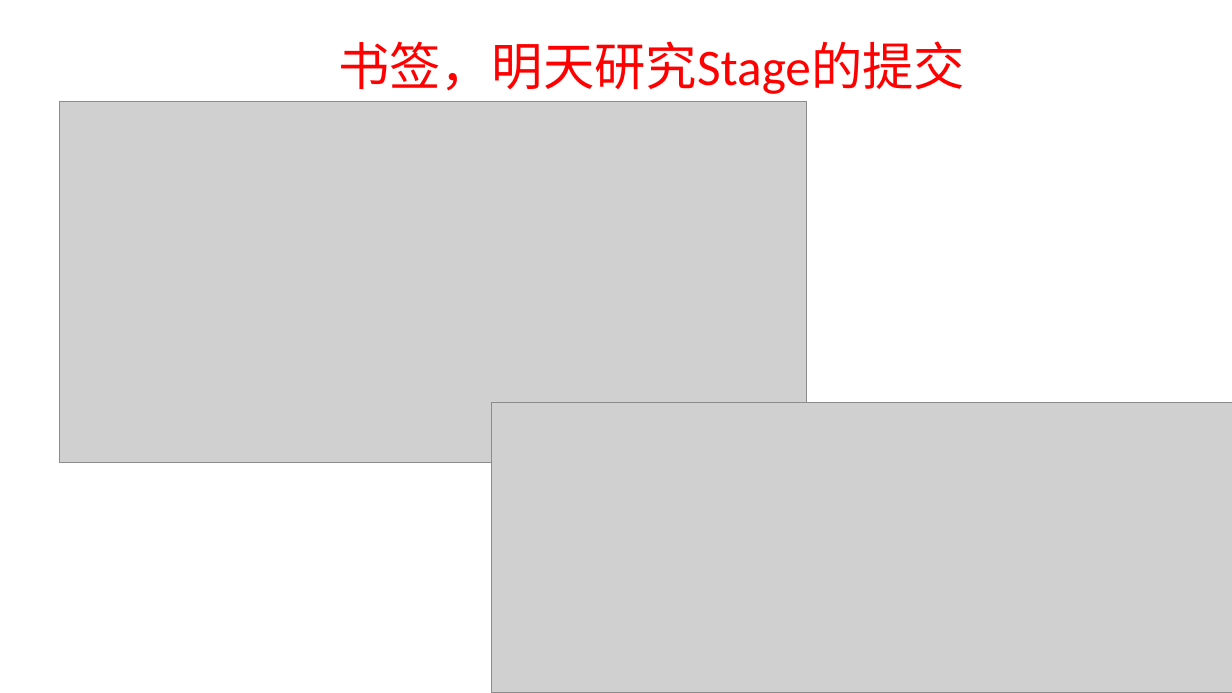
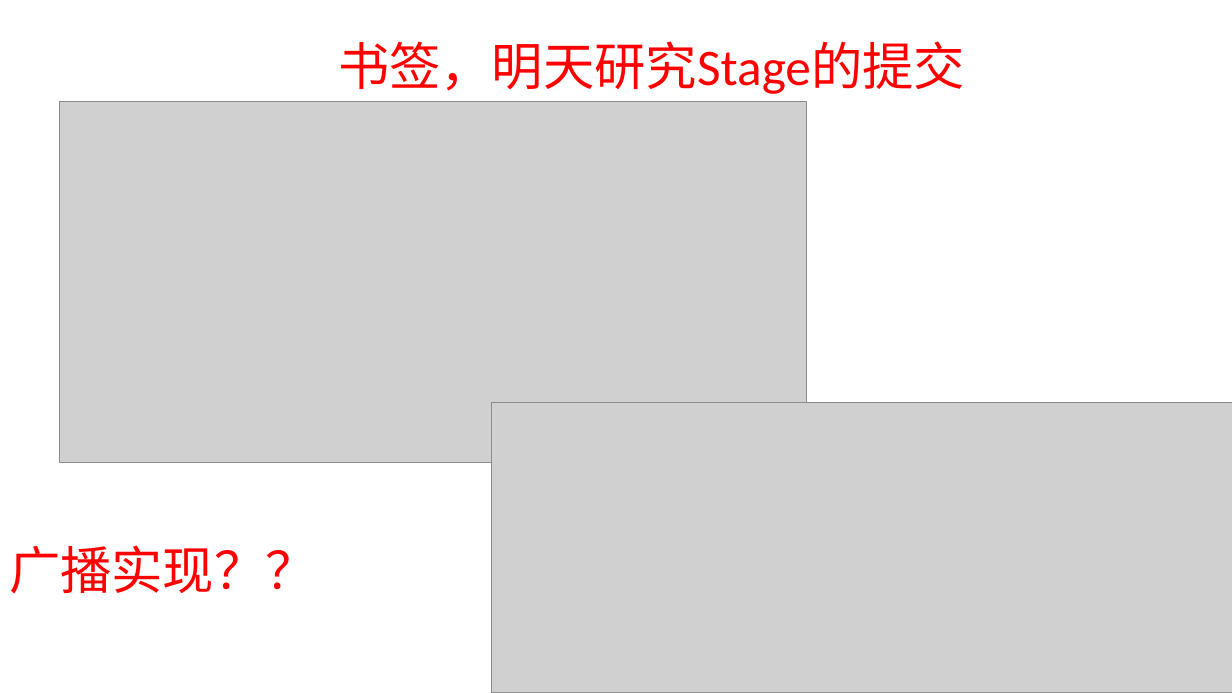
Before and after one commit to Dax1n/Spark2.1.0, a slide deck: slide 31 of Spark阅读源码的笔记.pptx (slide 29 before the commit). Drawn at 1232x693 pixels with LibreOffice and Linux fonts; fonts in the diff are those of the drawing; grey boxes stand for pictures. Boxes give left, top, right and bottom in pixels: in the first picture for what was removed or moved away, otherwise in the second. Text is boxed around its words. In the diff, an @@ line names an element or a change of style, - is before the commit and + after.

```diff
--- a/Spark阅读源码的笔记.pptx
+++ b/Spark阅读源码的笔记.pptx
@@ text added at [9, 545, 317, 594], 40 pt, text #FF0000 @@
+广播实现？？
```
Also in this commit, not shown: 8 slides added, 14 other files.
